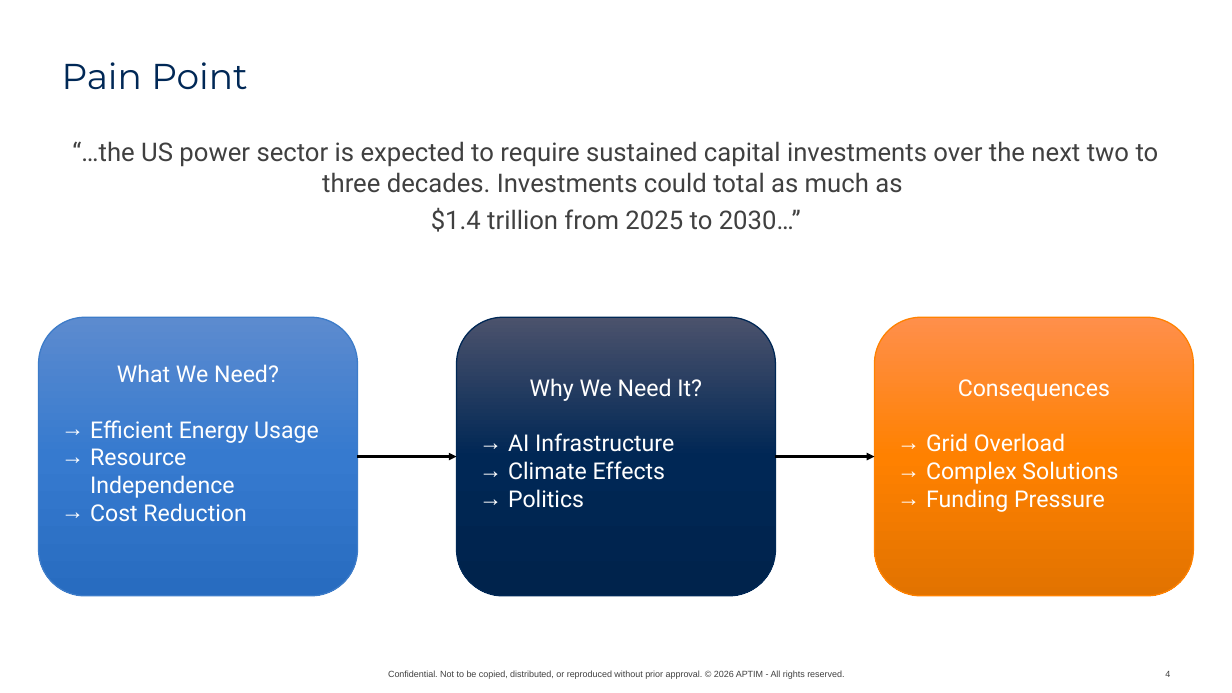
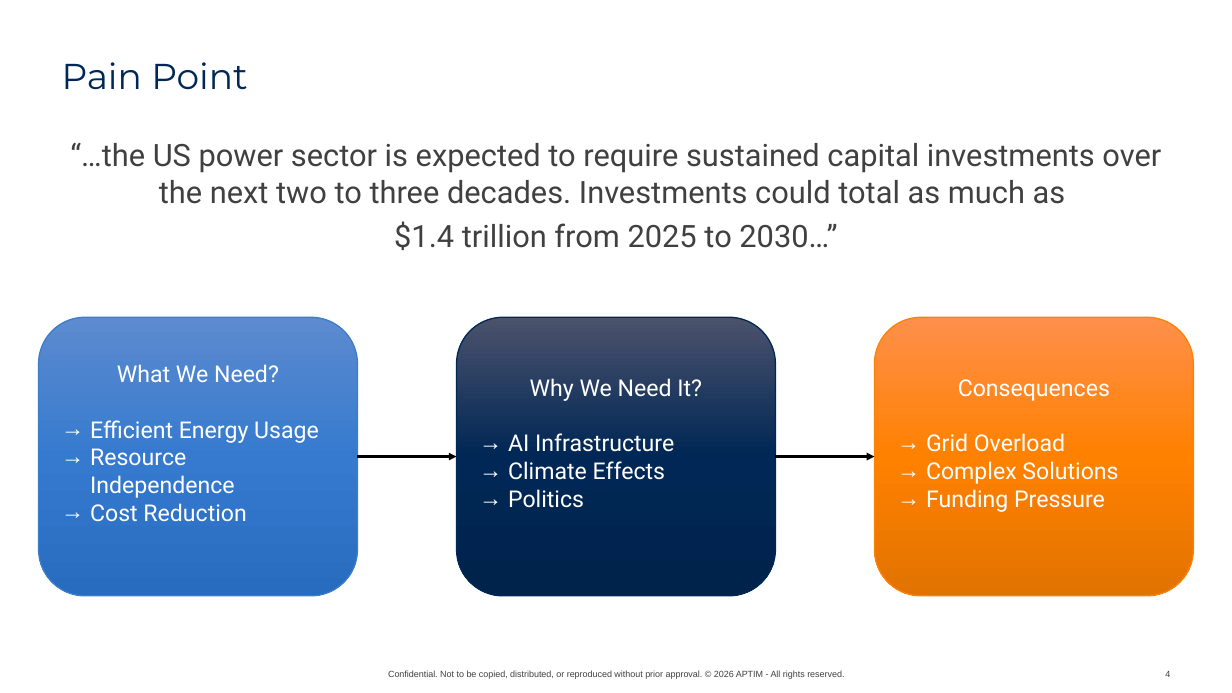
Before and after one commit to graseeuh/HERMES, a slide deck: slide 4 of Group_1_STRIVE_Presentation.pptx. Drawn at 1232x693 pixels with LibreOffice and Linux fonts; fonts in the diff are those of the drawing; background and template pictures are left out. Boxes give left, top, right and bottom in pixels: in the first picture for what was removed or moved away, otherwise in the second. Text is boxed around its words. In the diff, an @@ line names an element or a change of style, - is before the commit and + after.

```diff
--- a/Group_1_STRIVE_Presentation.pptx
+++ b/Group_1_STRIVE_Presentation.pptx
@@ text "“…the US power sector is ..." at <box>70,143,1161,250</box>: size 20 to 24 pt @@
```
Also in this commit, not shown: 21 other slides changed, 37 slides added, 2 slides removed.
